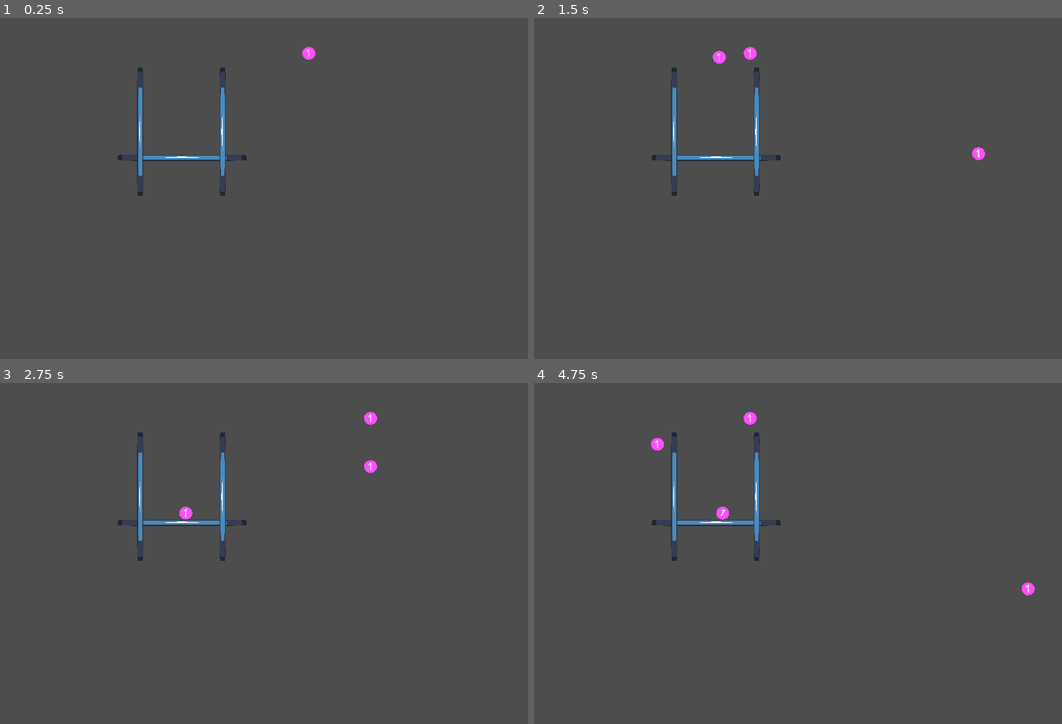
Above: before the commit, frames 1-4 (two rows, left to right).
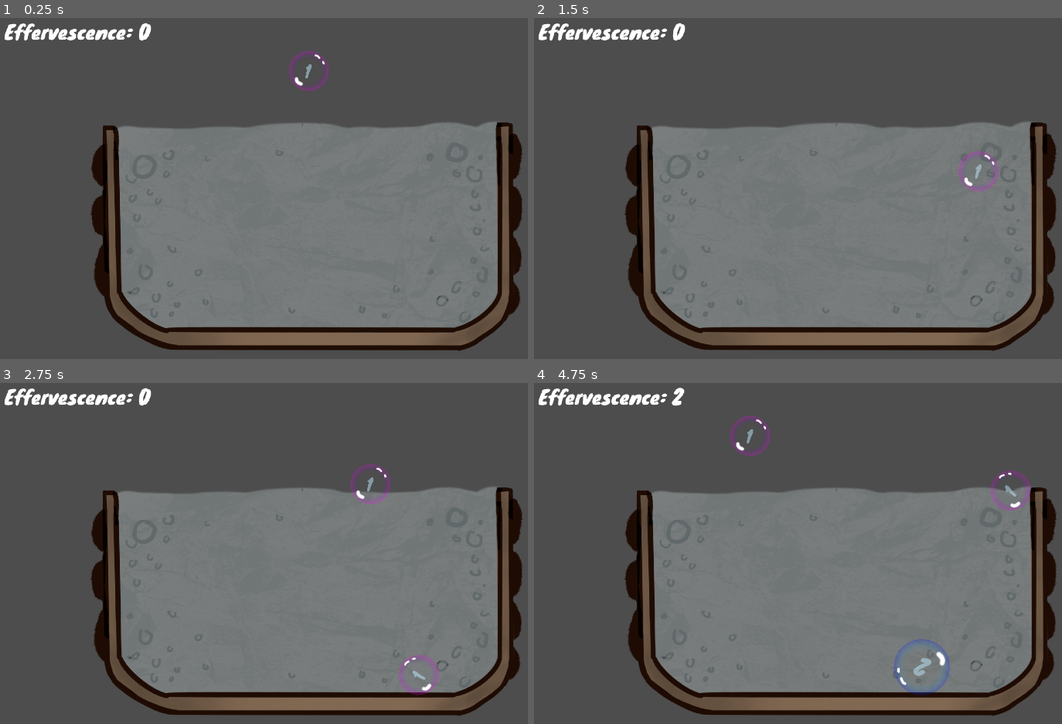
Above: after the commit, the same moments.

Repository: ashtherz/roots
Game: Godot game, scene res://scenes/suika.tscn
The game is run twice, just before and just after one commit, with the same random seed, the same clock (stepped at 60 frames per second) and the same inputs. This scene is started directly instead of the project's main scene. The engine's default icon, where the game draws it, is replaced by a stand-in: a white triangle on a blue panel in a dark square.
Inputs (mouse positions are in pixels of both pictures, inside the frame that each line leads up to):
- Up to frame 1 (0.25 s): no input
- Up to frame 2 (1.5 s): tap Enter at 0.5 s; move the mouse to (977, 168) at 0.52 s; hold Right (ui_right) 0.53-1.25 s; tap Z (Interact) at 0.6 s; click (977, 168) at 0.67 s; tap Up (PlatformerJump) at 0.77 s; drag from (718, 202) to (813, 253) at 1.27 s
- Up to frame 3 (2.75 s): move the mouse to (369, 475) at 2.02 s; hold Left (ui_left) from 2.03 s (still down); tap F at 2.1 s; click (369, 475) at 2.17 s
- Up to frame 4 (4.75 s): release Left (ui_left) at 2.75 s; drag from (813, 618) to (655, 498) at 2.77 s; move the mouse to (1030, 601) at 3.52 s; hold Right (ui_right) 3.53-4.25 s; tap Z (Interact) at 3.6 s; click (1030, 601) at 3.67 s; tap Up (PlatformerJump) at 3.77 s; drag from (655, 498) to (750, 464) at 4.27 s

The runs differ from the first frame. In frame 1, 51% of the frame differs, in the area x 0-99%, y 1-98%; in frame 2, 51%; in frame 3, 51%; in frame 4, 51%.

Commit message:
more suika

Diff:
--- /dev/null
+++ b/game/assets/bubble1.tres
@@ -0,0 +1,7 @@
+[gd_resource type="AtlasTexture" format=3 uid="uid://bdhxu5hr2qow6"]
+
+[ext_resource type="Texture2D" uid="uid://dxpyqcoy1vud0" path="res://assets/path1.png" id="1_oldv7"]
+
+[resource]
+atlas = ExtResource("1_oldv7")
+region = Rect2(5, 0, 208, 207)
--- /dev/null
+++ b/game/assets/bubble2.tres
@@ -0,0 +1,7 @@
+[gd_resource type="AtlasTexture" format=3 uid="uid://g62hr8h21ggd"]
+
+[ext_resource type="Texture2D" uid="uid://dxpyqcoy1vud0" path="res://assets/path1.png" id="1_32s62"]
+
+[resource]
+atlas = ExtResource("1_32s62")
+region = Rect2(224, 0, 208, 208)
--- /dev/null
+++ b/game/assets/bubble3.tres
@@ -0,0 +1,7 @@
+[gd_resource type="AtlasTexture" format=3 uid="uid://cp70s4f0en4u"]
+
+[ext_resource type="Texture2D" uid="uid://dxpyqcoy1vud0" path="res://assets/path1.png" id="1_teipe"]
+
+[resource]
+atlas = ExtResource("1_teipe")
+region = Rect2(0, 242, 208, 207)
--- /dev/null
+++ b/game/assets/bubble4.tres
@@ -0,0 +1,7 @@
+[gd_resource type="AtlasTexture" format=3 uid="uid://dheu7rvpmsk16"]
+
+[ext_resource type="Texture2D" uid="uid://dxpyqcoy1vud0" path="res://assets/path1.png" id="1_noi0k"]
+
+[resource]
+atlas = ExtResource("1_noi0k")
+region = Rect2(229, 226, 207, 207)
--- /dev/null
+++ b/game/assets/bubble5.tres
@@ -0,0 +1,7 @@
+[gd_resource type="AtlasTexture" format=3 uid="uid://ciprdw5jdy7fl"]
+
+[ext_resource type="Texture2D" uid="uid://dxpyqcoy1vud0" path="res://assets/path1.png" id="1_dnp7h"]
+
+[resource]
+atlas = ExtResource("1_dnp7h")
+region = Rect2(15, 469, 207, 207)
--- /dev/null
+++ b/game/assets/bubble6.tres
@@ -0,0 +1,7 @@
+[gd_resource type="AtlasTexture" format=3 uid="uid://dstgrno5n0gyu"]
+
+[ext_resource type="Texture2D" uid="uid://dxpyqcoy1vud0" path="res://assets/path1.png" id="1_wdanx"]
+
+[resource]
+atlas = ExtResource("1_wdanx")
+region = Rect2(234, 469, 208, 208)
--- /dev/null
+++ b/game/assets/bubble7.tres
@@ -0,0 +1,7 @@
+[gd_resource type="AtlasTexture" format=3 uid="uid://dcqoxmjb1qe1p"]
+
+[ext_resource type="Texture2D" uid="uid://dxpyqcoy1vud0" path="res://assets/path1.png" id="1_b5oeg"]
+
+[resource]
+atlas = ExtResource("1_b5oeg")
+region = Rect2(10, 711, 207, 207)
--- /dev/null
+++ b/game/assets/bubble8.tres
@@ -0,0 +1,7 @@
+[gd_resource type="AtlasTexture" format=3 uid="uid://d3yb3tkcphm2s"]
+
+[ext_resource type="Texture2D" uid="uid://dxpyqcoy1vud0" path="res://assets/path1.png" id="1_wues5"]
+
+[resource]
+atlas = ExtResource("1_wues5")
+region = Rect2(238, 694, 208, 208)
--- a/game/scenes/suika.tscn
+++ b/game/scenes/suika.tscn
@@ -1,35 +1,52 @@
 [gd_scene format=3 uid="uid://8xn22ho5n0un"]
 
-[ext_resource type="Texture2D" uid="uid://5x31egvcvfi8" path="res://icon.svg" id="1_5hanc"]
+[ext_resource type="FontFile" uid="uid://cb7gnu1a4gx6e" path="res://assets/Knewave-Regular.ttf" id="1_0g0qn"]
+[ext_resource type="Texture2D" uid="uid://ui571vltq5un" path="res://assets/Bathtub.png" id="2_0g0qn"]
 [ext_resource type="Script" uid="uid://clbs7mrnk45wt" path="res://scripts/suika/suika.gd" id="2_5hanc"]
+[ext_resource type="Script" uid="uid://buxng3piew1g8" path="res://scripts/suika/suika_death.gd" id="3_flqyl"]
+
+[sub_resource type="RectangleShape2D" id="RectangleShape2D_3lic7"]
+size = Vector2(9520, 341)
 
 [node name="Suika" type="Node2D" unique_id=1845090816]
 
+[node name="points_display" type="Label" parent="." unique_id=173784707]
+offset_left = 14.0
+offset_top = 13.0
+offset_right = 466.0
+offset_bottom = 217.0
+theme_override_fonts/font = ExtResource("1_0g0qn")
+theme_override_font_sizes/font_size = 60
+text = "Effervescence: 0"
+
 [node name="Suikabowl" type="Node2D" parent="." unique_id=1256978956]
+scale = Vector2(1.0045553, 1.0016081)
 
 [node name="Area2D" type="StaticBody2D" parent="Suikabowl" unique_id=511649070]
 position = Vector2(539, 319)
+scale = Vector2(1.2097814, 1.2315612)
 
 [node name="CollisionPolygon2D" type="CollisionPolygon2D" parent="Suikabowl/Area2D" unique_id=1393097940]
-polygon = PackedVector2Array(-89, -56, -89, 124, 140, 125, 138, -59, 170, -58, 173, 141, -109, 147, -115, -53)
+position = Vector2(251.18427, 40.896484)
+scale = Vector2(3.3107471, 3.6800928)
+polygon = PackedVector2Array(-119.312, -1.3130188, -119.81134, 25.782188, -118.81266, 59.045418, -117.064964, 102.00123, -111.072876, 118.74299, -85.85616, 135.04416, -47.906265, 135.92532, 80.673996, 135.92532, 110.88411, 135.92532, 136.10081, 135.48474, 149.33336, 132.84131, 174.05074, 117.20098, 174.55006, 53.53826, 174.79973, 24.019897, 174.05074, -3.736168, 183.03886, 5.515854, 187.03358, 71.161156, 172.55269, 132.84131, 128.11137, 144.0759, 92.6566, 149.89175, -105.829796, 144.95706, -123.80607, 105.52581, -123.80607, 54.639687, -123.05705, 7.278145)
 
-[node name="Sprite2D" type="Sprite2D" parent="Suikabowl" unique_id=538327917]
-position = Vector2(566, 454)
-scale = Vector2(3.1171875, 0.14453146)
-texture = ExtResource("1_5hanc")
+[node name="Path26" type="Sprite2D" parent="Suikabowl/Area2D" unique_id=526612553]
+position = Vector2(337.25104, 210.35931)
+scale = Vector2(0.62912273, 0.5734342)
+texture = ExtResource("2_0g0qn")
 
-[node name="Sprite2D2" type="Sprite2D" parent="Suikabowl" unique_id=1426727461]
-position = Vector2(436, 373)
-rotation = -1.5707964
-scale = Vector2(3.1171875, 0.14453146)
-texture = ExtResource("1_5hanc")
+[node name="GameController" type="Node2D" parent="." unique_id=211265387 node_paths=PackedStringArray("points_display")]
+position = Vector2(987, 184)
+script = ExtResource("2_5hanc")
+left_lim = 200
+right_lim = 1700
+points_display = NodePath("../points_display")
 
-[node name="Sprite2D3" type="Sprite2D" parent="Suikabowl" unique_id=833314996]
-position = Vector2(692, 373)
-rotation = -1.5707964
-scale = Vector2(3.1171875, 0.14453146)
-texture = ExtResource("1_5hanc")
+[node name="Death" type="Area2D" parent="GameController" unique_id=498911036]
+position = Vector2(-987, -184)
+script = ExtResource("3_flqyl")
 
-[node name="GameController" type="Node2D" parent="." unique_id=211265387]
-position = Vector2(559, 129)
-script = ExtResource("2_5hanc")
+[node name="CollisionShape2D" type="CollisionShape2D" parent="GameController/Death" unique_id=1210958398]
+position = Vector2(947, 1240)
+shape = SubResource("RectangleShape2D_3lic7")
--- a/game/scenes/suika_ball.tscn
+++ b/game/scenes/suika_ball.tscn
@@ -1,25 +1,43 @@
 [gd_scene format=3 uid="uid://bdso7jvtxov5g"]
 
 [ext_resource type="Script" uid="uid://cnprvw4kchca5" path="res://scripts/suika/suika_ball.gd" id="1_4jyye"]
+[ext_resource type="Texture2D" uid="uid://bdhxu5hr2qow6" path="res://assets/bubble1.tres" id="2_m8gkg"]
+[ext_resource type="Texture2D" uid="uid://dxpyqcoy1vud0" path="res://assets/path1.png" id="2_nivsw"]
+[ext_resource type="Texture2D" uid="uid://g62hr8h21ggd" path="res://assets/bubble2.tres" id="3_vbt16"]
+[ext_resource type="Texture2D" uid="uid://cp70s4f0en4u" path="res://assets/bubble3.tres" id="4_jv845"]
+[ext_resource type="Texture2D" uid="uid://dheu7rvpmsk16" path="res://assets/bubble4.tres" id="5_cvb4s"]
+[ext_resource type="Texture2D" uid="uid://ciprdw5jdy7fl" path="res://assets/bubble5.tres" id="6_r54b0"]
+[ext_resource type="Texture2D" uid="uid://dstgrno5n0gyu" path="res://assets/bubble6.tres" id="7_tdwsm"]
+[ext_resource type="Texture2D" uid="uid://d3yb3tkcphm2s" path="res://assets/bubble8.tres" id="8_tbbbs"]
+[ext_resource type="Texture2D" uid="uid://dcqoxmjb1qe1p" path="res://assets/bubble7.tres" id="9_iup26"]
+[ext_resource type="FontFile" uid="uid://cb7gnu1a4gx6e" path="res://assets/Knewave-Regular.ttf" id="11_vbt16"]
 
 [sub_resource type="CircleShape2D" id="CircleShape2D_kldmu"]
 resource_local_to_scene = true
-radius = 20.0
+radius = 60.0
 
 [node name="SuikaBall" type="RigidBody2D" unique_id=398394202]
 script = ExtResource("1_4jyye")
+textures = Array[Texture2D]([ExtResource("2_m8gkg"), ExtResource("3_vbt16"), ExtResource("4_jv845"), ExtResource("5_cvb4s"), ExtResource("6_r54b0"), ExtResource("7_tdwsm"), ExtResource("8_tbbbs"), ExtResource("9_iup26")])
+sizes = Array[float]([1.5, 1.4, 1.3, 1.25, 1.2, 1.15, 1.1, 1.1])
 
 [node name="CollisionShape2D" type="CollisionShape2D" parent="." unique_id=1000593917]
 shape = SubResource("CircleShape2D_kldmu")
 
-[node name="Polygon2D" type="Polygon2D" parent="CollisionShape2D" unique_id=1819285175]
-scale = Vector2(2, 2)
-color = Color(1, 0.30588236, 1, 1)
-polygon = PackedVector2Array(0, -10, 4, -9, 6, -8, 8, -6, 9, -4, 10, -2, 10, 0, 10, 2, 9, 5, 7, 7, 5, 9, 1, 10, -3, 10, -6, 8, -9, 5, -10, 1, -10, -3, -8, -6, -6, -8, -4, -9)
+[node name="Sprite2D" type="Sprite2D" parent="CollisionShape2D" unique_id=979747938]
+scale = Vector2(0.6, 0.6)
+texture = ExtResource("2_nivsw")
+region_enabled = true
+region_rect = Rect2(5, 0, 208, 207)
 
-[node name="Label" type="Label" parent="CollisionShape2D/Polygon2D" unique_id=2055352972]
-offset_left = -5.0
-offset_top = -12.0
-offset_right = 9.0
-offset_bottom = 11.0
+[node name="Label" type="Label" parent="CollisionShape2D/Sprite2D" unique_id=2055352972]
+offset_left = -54.726368
+offset_top = -79.60199
+offset_right = 49.751247
+offset_bottom = 76.39801
+theme_override_colors/font_color = Color(0.7490196, 0.9254902, 1, 0.49411765)
+theme_override_fonts/font = ExtResource("11_vbt16")
+theme_override_font_sizes/font_size = 80
 text = "1"
+horizontal_alignment = 1
+vertical_alignment = 1
--- a/game/scripts/suika/suika.gd
+++ b/game/scripts/suika/suika.gd
@@ -2,20 +2,39 @@
 
 var suika_ball = preload("res://scenes/suika_ball.tscn")
 @onready var curr :Node = null;
+@onready var death = $Death
+@export var left_lim = -10;
+@export var right_lim = 10;
+@export var points_display : Label
+
+var spawn_lim = 0;
+var total_points = 0;
 
 # Called when the node enters the scene tree for the first time.
 func _ready() -> void:
 	curr = spawn_ball();
+	spawn_lim = 0;
+	death.suika_die.connect(die)
+
+
+func die():
+	print("dead")
+	pass
 
 # Called every frame. 'delta' is the elapsed time since the previous frame.
-func _process(_delta: float) -> void:
+func _process(delta: float) -> void:
 	if curr == null: return
 
 	var mouse_pos = get_global_mouse_position()
+	spawn_lim -= delta;
+	if spawn_lim <= 0:
+		curr.visible = true;
 
-	curr.global_position.x = mouse_pos.x;
+	curr.global_position.x = min(max(mouse_pos.x, left_lim), right_lim);
 
 func _input(event):
+	if spawn_lim > 0:
+		return
 	if event is InputEventMouseButton and event.is_pressed() and event.button_index == MOUSE_BUTTON_LEFT:
 		curr.gravity_scale = 1.0;
 		curr.get_node("CollisionShape2D").disabled = false
@@ -25,6 +44,13 @@
 	var new_ball = suika_ball.instantiate();
 	print("spawn!");
 	add_child(new_ball);
+	new_ball.add_points.connect(gain_points)
 	new_ball.gravity_scale = 0.0;
 	new_ball.get_node("CollisionShape2D").disabled = true
+	spawn_lim = 1;
+	new_ball.visible = false;
 	return new_ball;
+
+func gain_points(points):
+	total_points += points
+	points_display.text = "Effervescence: " + str(total_points)
--- a/game/scripts/suika/suika_ball.gd
+++ b/game/scripts/suika/suika_ball.gd
@@ -2,6 +2,11 @@
 extends RigidBody2D
 
 @export var level: int
+@export var textures : Array[Texture2D] = []
+@export var sizes : Array[float] = []
+@export var total_points : int = 0
+
+signal add_points(points: int)
 
 func _ready() -> void:
 	contact_monitor = true
@@ -14,12 +19,14 @@
 		return
 	if body is Suika_ball:
 		# we absorb the other guy and double in size
-		if body.level == level:
+		if body.level == level and level < 8:
 			body.level = -1;
 			body.queue_free()
 			level += 1;
-			$CollisionShape2D.shape.radius *= 1.5;
-			$CollisionShape2D/Polygon2D.scale *= 1.5;
-			$CollisionShape2D/Polygon2D/Label.text = str(level)
+			$CollisionShape2D.shape.radius *= sizes[level-1];
+			$CollisionShape2D/Sprite2D.scale *= sizes[level-1];
+			$CollisionShape2D/Sprite2D/Label.text = str(level)
+			$CollisionShape2D/Sprite2D.region_rect = textures[level-1].region
+			add_points.emit(level);
 			for b in get_colliding_bodies():
 				_on_body_entered(b)
--- /dev/null
+++ b/game/scripts/suika/suika_death.gd
@@ -0,0 +1,9 @@
+extends Area2D
+
+signal suika_die
+
+func _ready() -> void:
+	body_entered.connect(_on_body_entered)
+
+func _on_body_entered(body: Node2D) -> void:
+	suika_die.emit()
Binary file added: game/assets/Bathtub.png
Not shown, added: game/assets/Bathtub.png.import
Binary file added: game/assets/Knewave-Regular.ttf
Not shown, added: game/assets/Knewave-Regular.ttf.import
Binary file added: game/assets/path1.png
Not shown, added: game/assets/path1.png.import
Binary file added: game/assets/path26.png
Not shown, added: game/assets/path26.png.import
Not shown, added: game/scripts/suika/suika_death.gd.uid
